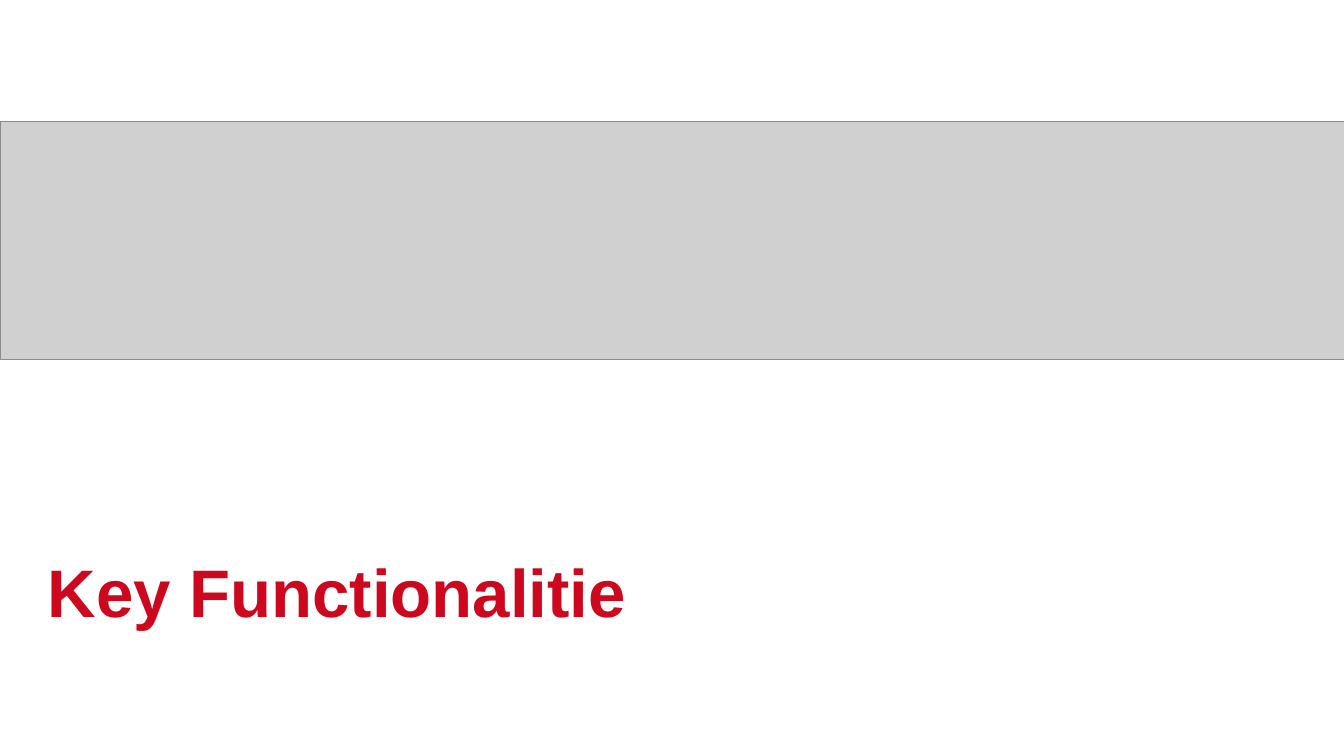
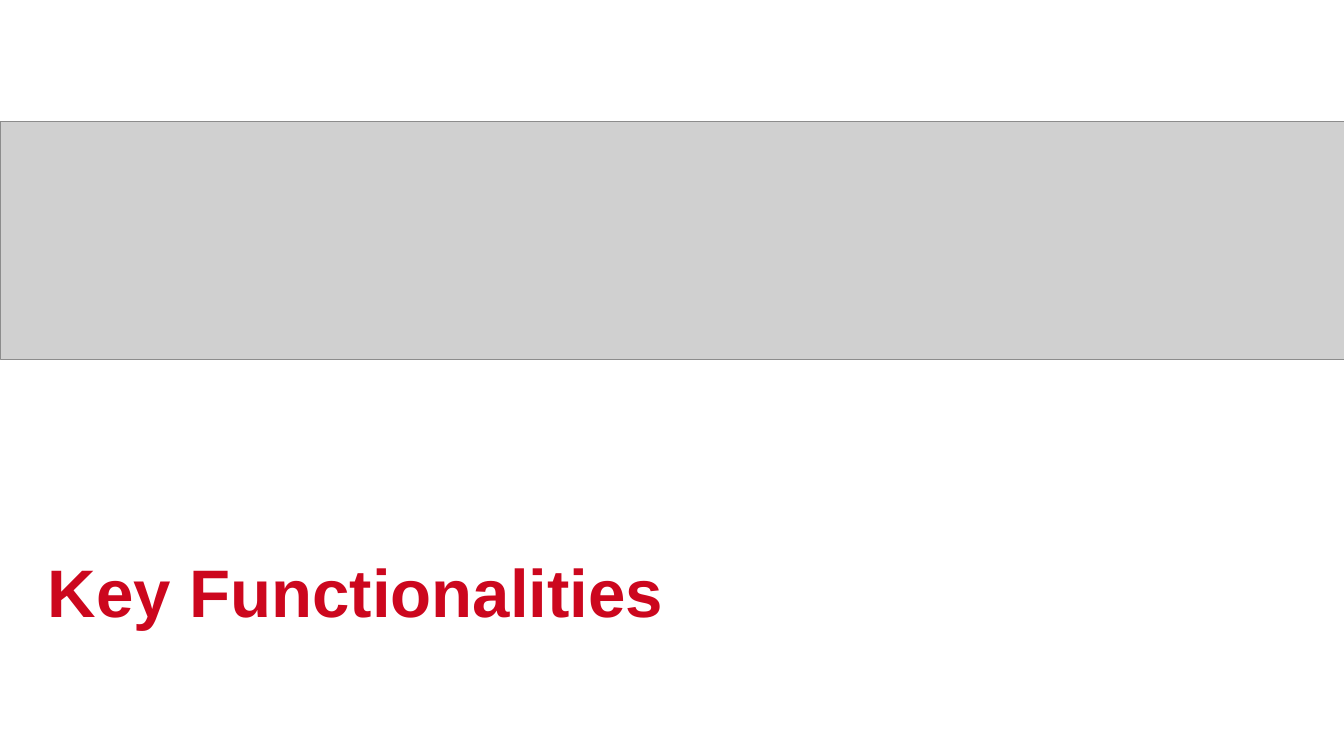
Before and after one commit to DungIT910/ypp4-documents, a slide deck: slide 7 of MicrosoftLists-Presentation.pptx. Drawn at 1344x756 pixels with LibreOffice and Linux fonts; fonts in the diff are those of the drawing; grey boxes stand for pictures; background and template pictures are left out. Boxes give left, top, right and bottom in pixels: in the first picture for what was removed or moved away, otherwise in the second. Text is boxed around its words. In the diff, an @@ line names an element or a change of style, - is before the commit and + after.

```diff
--- a/MicrosoftLists-Presentation.pptx
+++ b/MicrosoftLists-Presentation.pptx
@@ title at bbox=[48, 568, 663, 630]: text changed @@
-Key Functionalitie
+Key Functionalities
```
Also in this commit, not shown: 2 other slides changed, 1 slide added, 1 slide removed.
